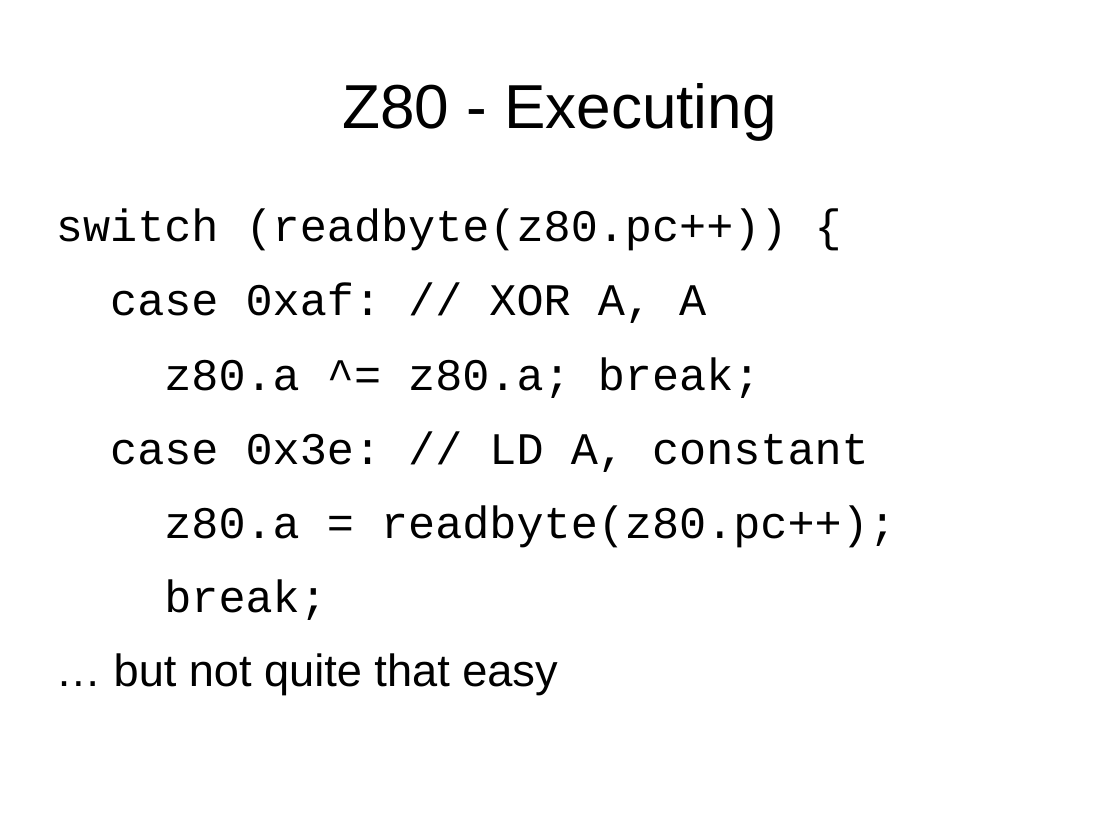
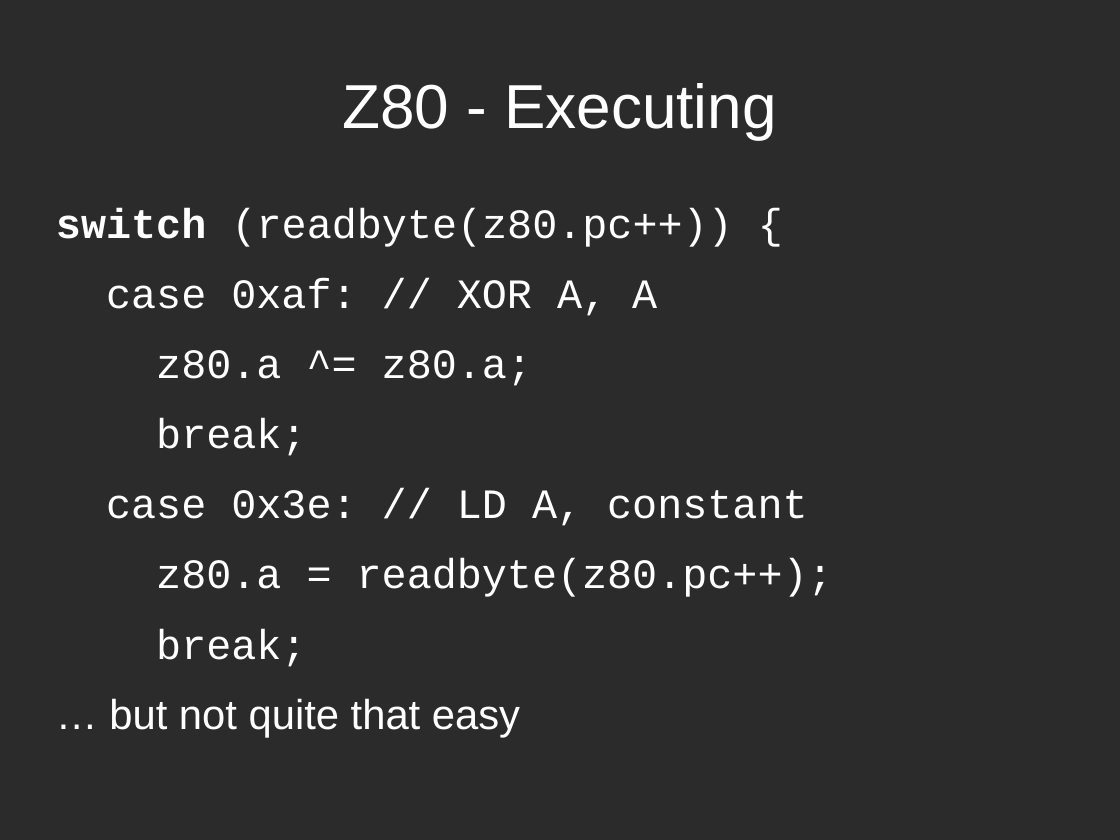
Before and after one commit to mattgodbolt/miracle-sms-emulator, a slide deck: slide 10 of emulating.odp. Drawn at 1120x840 pixels with LibreOffice and Linux fonts; fonts in the diff are those of the drawing; background and template pictures are left out; a plain dark background stands for a picture behind light text. Boxes give left, top, right and bottom in pixels: in the first picture for what was removed or moved away, otherwise in the second. Text is boxed around its words. In the diff, an @@ line names an element or a change of style, - is before the commit and + after.

```diff
--- a/emulating.odp
+++ b/emulating.odp
@@ background #FFFFFF to picture (left out) @@
@@ title "Z80 - Executing" at (342,83,777,139): text colour #000000 to #FFFFFF @@
@@ text at (56,208,833,737): size 32 to 29.6 pt, text colour #000000 to #FFFFFF in "switch (readbyte(z80.pc++)) {", "case 0xaf: // XOR A, A", "case 0x3e: // LD A, constant", "z80.a = readbyte(z80.pc++);" and 2 more places; bold on in "switch" @@
@@ text at (156,350,532,456): text changed; size 32 to 29.6 pt; text colour #000000 to #FFFFFF @@
-z80.a ^= z80.a; break;
+z80.a ^= z80.a;
+break;
```
Also in this commit, not shown: 35 other slides changed, 2 slides removed, 2 other files.
